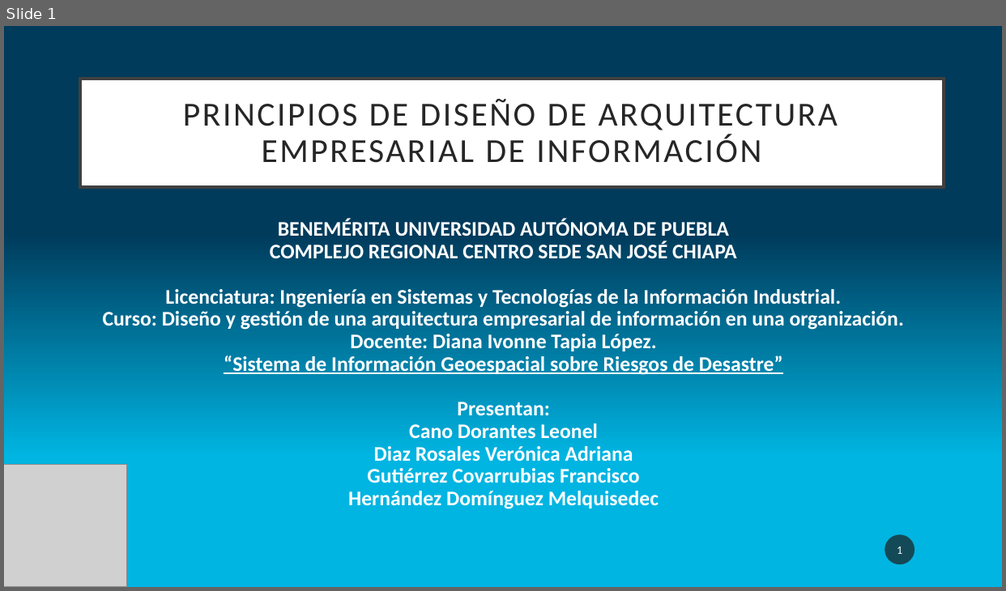
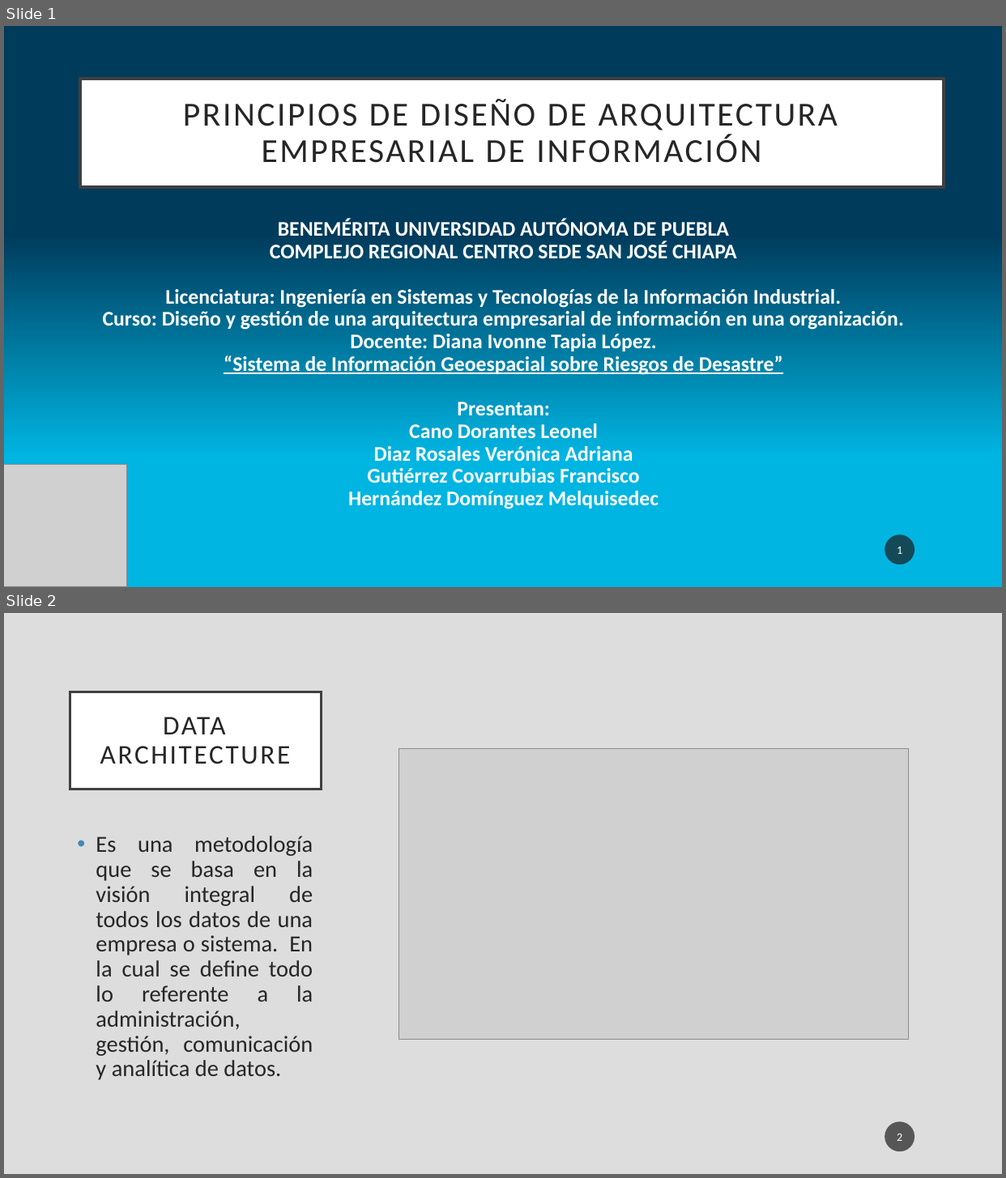
Before and after one commit to LeonelCano/Prueba1, a slide deck: Demanda 8.pptx. Shown one above the other, each under a label of ours: slide 1 before the commit, slides 1 and 2 after it. The pictures are 1006x591 and 1006x1178 pixels, drawn with LibreOffice and Linux fonts; fonts in the diff are those of the drawing; grey boxes stand for pictures. Boxes give left, top, right and bottom in pixels: in the first picture for what was removed or moved away, otherwise in the second. Text is boxed around its words. In the diff, an @@ line names an element or a change of style, - is before the commit and + after.

```diff
--- a/Demanda 8.pptx
+++ b/Demanda 8.pptx
@@ slide 2 added at <box>4,613,1002,1174</box>, background #DDDDDD @@
@@ title added at <box>70,692,321,789</box>, fill #FFFFFF, outline #404040 2.5 pt, 26 pt, text #262626 @@
+DATA ARCHITECTURE
@@ picture added at <box>398,748,908,1039</box> @@
@@ text added at <box>96,836,313,1080</box>, 22.2 pt, text #262626 @@
+• Es una metodología que se basa en la visión integral de todos los datos de una empresa o sistema. En la cual se define todo lo referente a la administración, gestión, comunicación y analítica de datos.
@@ page number added at <box>885,1122,915,1152</box>, fill #1D1D1D at 70% opacity, 11 pt, text #FFFFFF @@
+2
```
Also in this commit, not shown: 4 other slides added.
